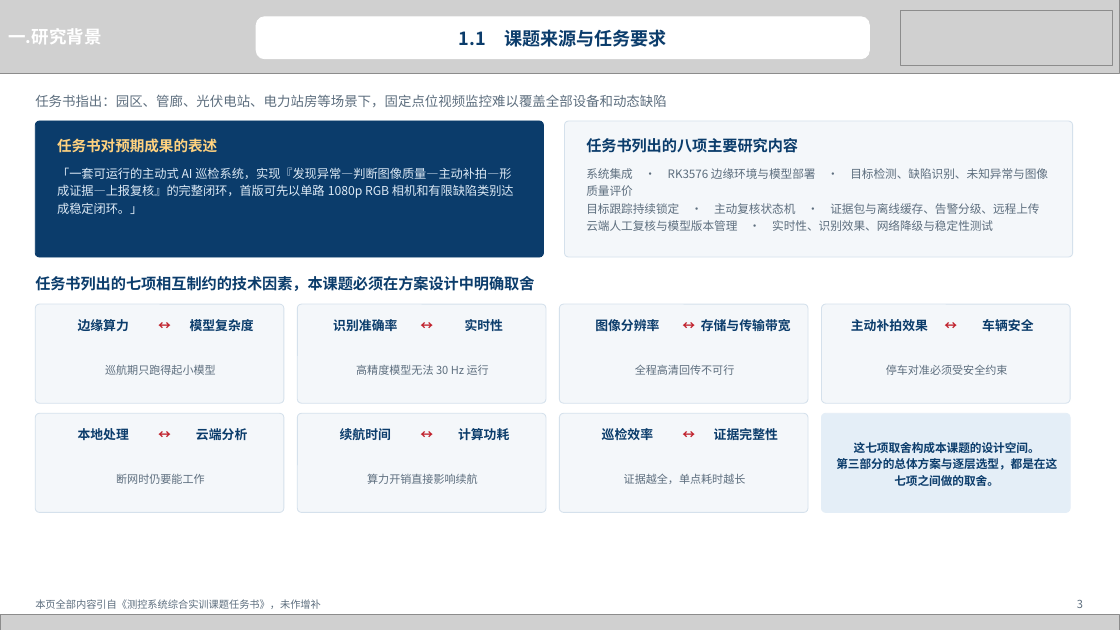
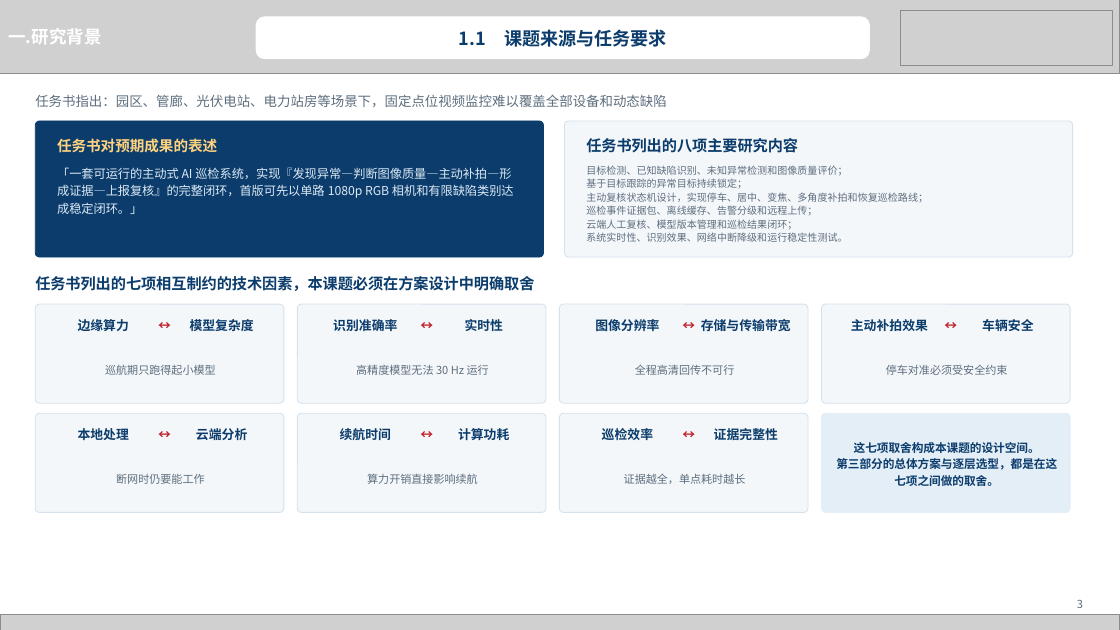
Before and after one commit to heizitalk666/2026summer, a slide deck: slide 3 of deliverables/中期答辩.pptx. Drawn at 1120x630 pixels with LibreOffice and Linux fonts; fonts in the diff are those of the drawing; grey boxes stand for pictures. Boxes give left, top, right and bottom in pixels: in the first picture for what was removed or moved away, otherwise in the second. Text is boxed around its words. In the diff, an @@ line names an element or a change of style, - is before the commit and + after.

```diff
--- a/deliverables/中期答辩.pptx
+++ b/deliverables/中期答辩.pptx
@@ text at [586, 165, 928, 242]: text changed; size 10 to 8.6 pt @@
-系统集成 · RK3576 边缘环境与模型部署 · 目标检测、缺陷识别、未知异常与图像质量评价
-目标跟踪持续锁定 · 主动复核状态机 · 证据包与离线缓存、告警分级、远程上传
-云端人工复核与模型版本管理 · 实时性、识别效果、网络降级与稳定性测试
+目标检测、已知缺陷识别、未知异常检测和图像质量评价；
+基于目标跟踪的异常目标持续锁定；
+主动复核状态机设计，实现停车、居中、变焦、多角度补拍和恢复巡检路线；
+巡检事件证据包、离线缓存、告警分级和远程上传；
+云端人工复核、模型版本管理和巡检结果闭环；
+系统实时性、识别效果、网络中断降级和运行稳定性测试。
@@ text removed at [35, 599, 321, 609] @@
-本页全部内容引自《测控系统综合实训课题任务书》，未作增补
```
Also in this commit, not shown: 21 other slides changed, 2 slides added, 4 other files.
